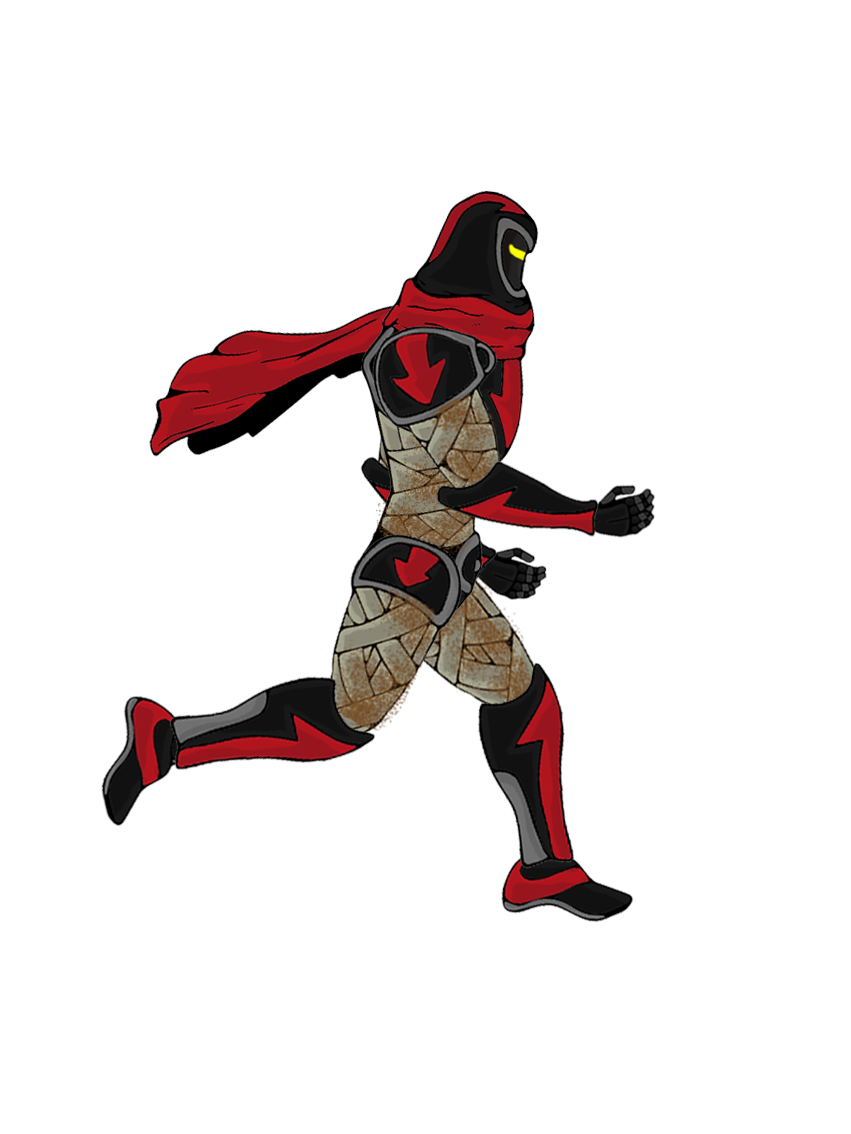
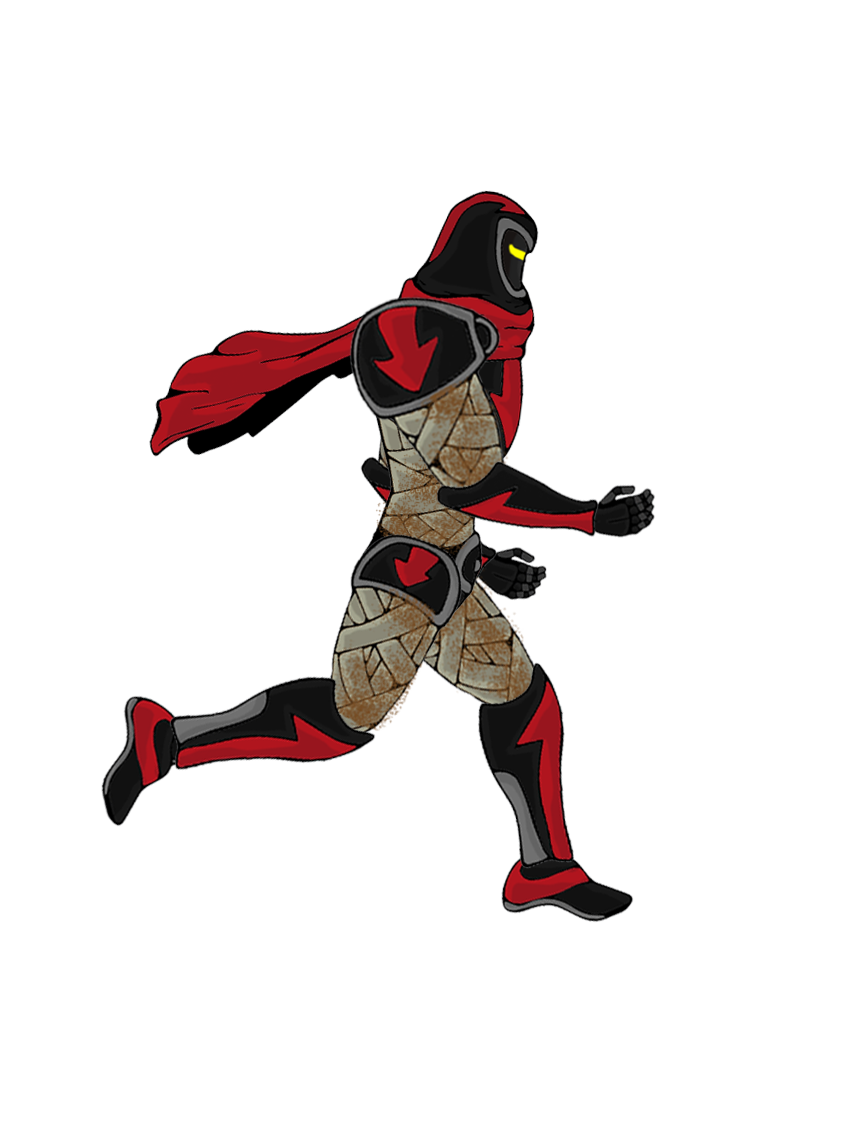
Comparing the layer stacks of the two w=851, h=1134 images. Changes:
painted on "Bicep" over <box>349,296,509,516</box>
